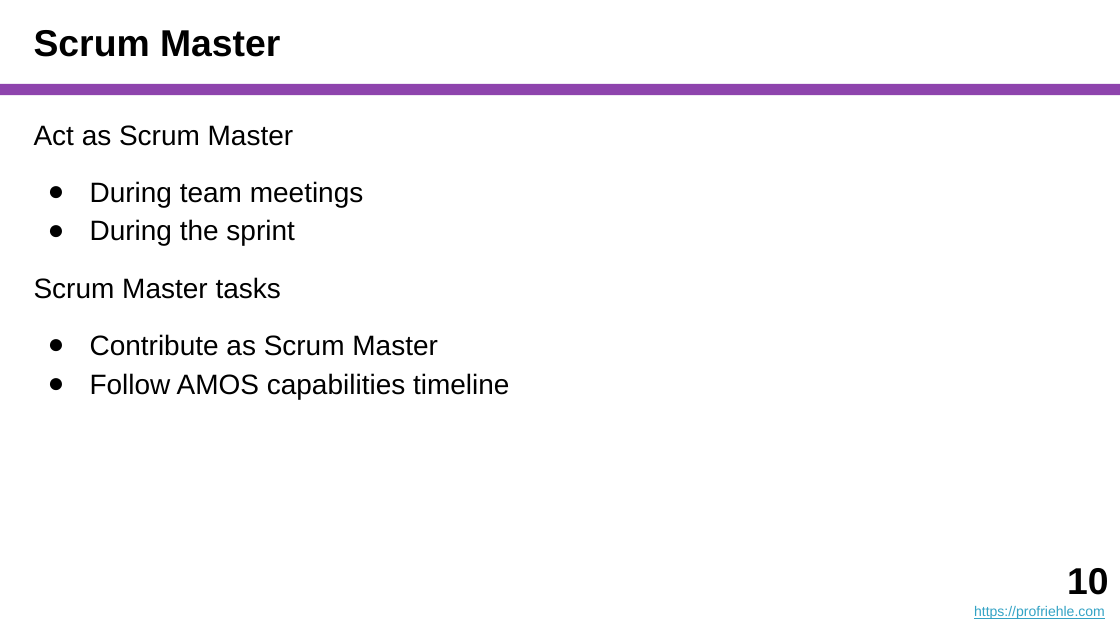
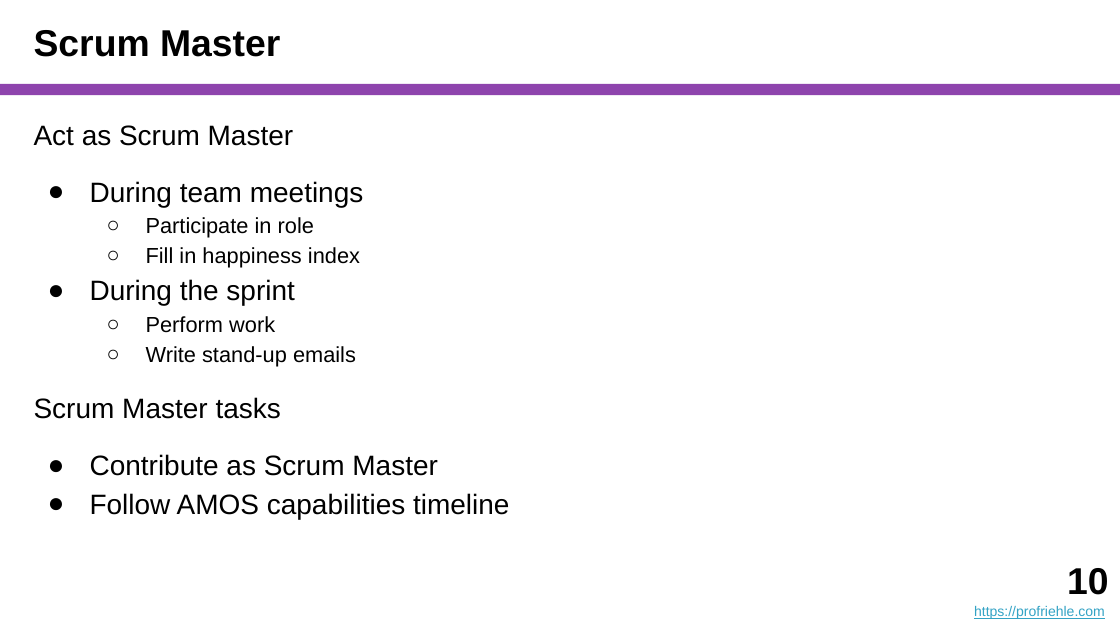
Before and after one commit to dirkriehle/coach-course, a slide deck: slide 10 of Lecture Slides/COACH A02 - The AMOS Coach.pptx. Drawn at 1120x630 pixels with LibreOffice and Linux fonts; fonts in the diff are those of the drawing. Boxes give left, top, right and bottom in pixels: in the first picture for what was removed or moved away, otherwise in the second. Text is boxed around its words. In the diff, an @@ line names an element or a change of style, - is before the commit and + after.

```diff
--- a/Lecture Slides/COACH A02 - The AMOS Coach.pptx
+++ b/Lecture Slides/COACH A02 - The AMOS Coach.pptx
@@ text at box(146, 217, 360, 268): paragraphs added @@
+  ○ Participate in role
+  ○ Fill in happiness index
@@ text at box(146, 316, 356, 367): paragraphs added @@
+  ○ Perform work
+  ○ Write stand-up emails
```
Also in this commit, not shown: 10 other slides changed, 3 other files.
